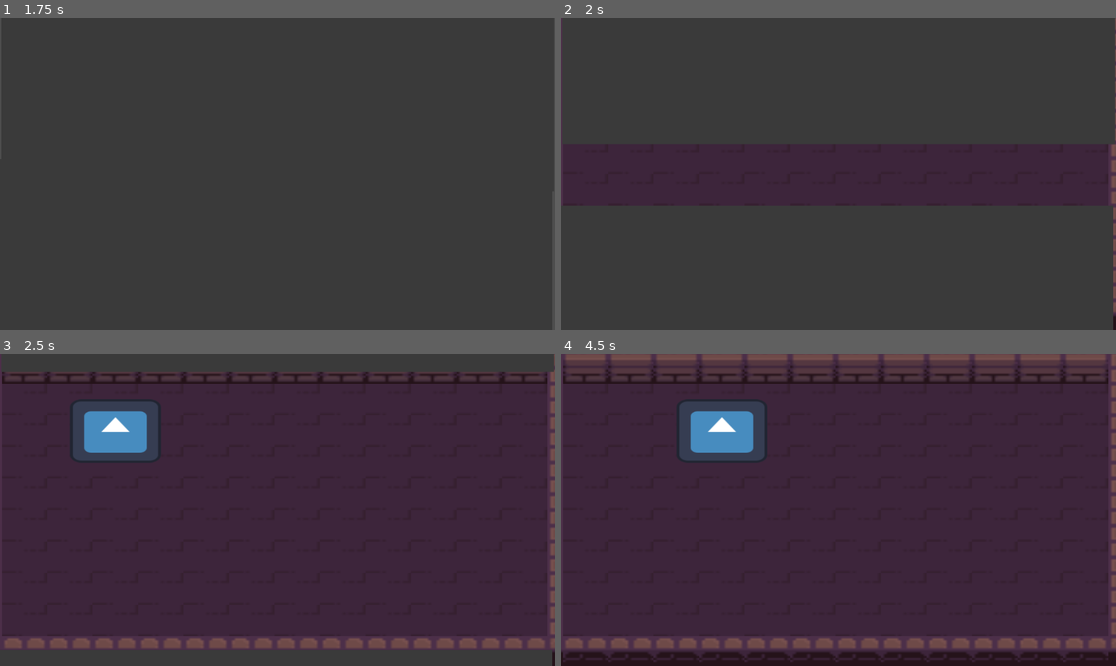
Above: before the commit, frames 1-4 (two rows, left to right).
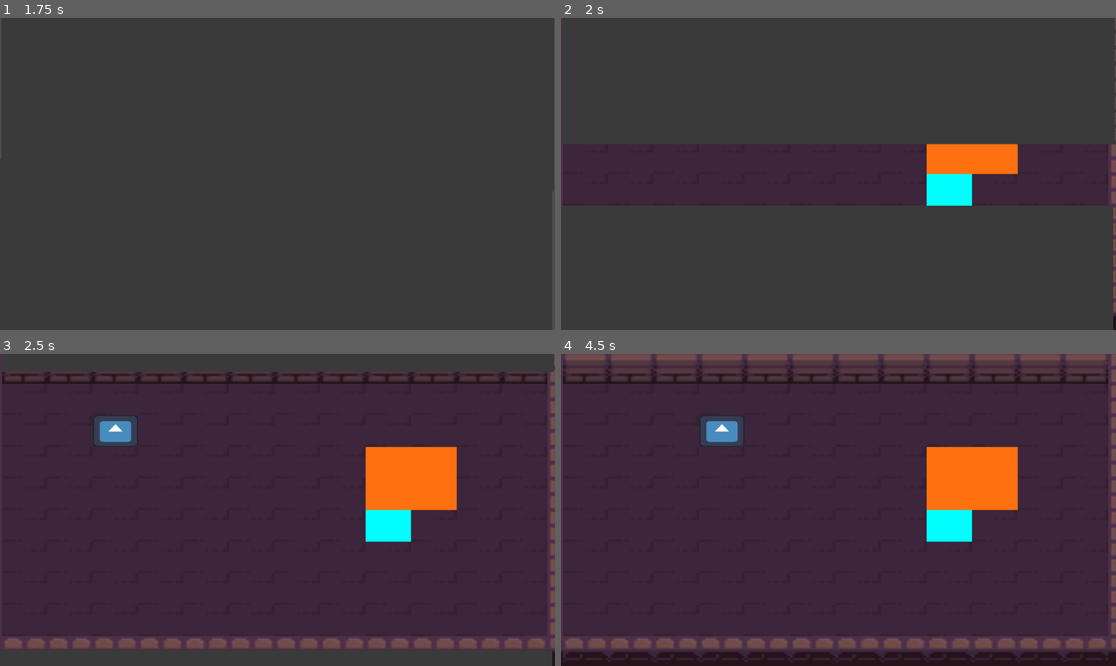
Above: after the commit, the same moments.

Repository: sentinelle28/GMTK-GAME-JAM-PROJECT
Game: Godot game, scene res://Scene/Main/main.tscn
Same seed, same stepped clock (60 frames per second), same inputs: the game is played once before the commit and once after it. The engine's default icon, where the game draws it, is replaced by a stand-in: a white triangle on a blue panel in a dark square.
Inputs:
- Up to frame 1 (1.75 s): click "tutorial" at 0.5 s; click "Play" at 1.25 s
- Up to frame 2 (2 s): no input
- Up to frame 3 (2.5 s): hold Right (ui_right) from 2.03 s (still down)
- Up to frame 4 (4.5 s): release Right (ui_right) at 2.78 s; hold Down (ui_down) 2.78-3.53 s; tap Enter at 3.5 s; hold Right (ui_right) 3.53-4.28 s; tap Space at 4.25 s; hold Up (ui_up) from 4.28 s (still down)

Frame 1 is identical in both runs. In frame 2, 2.5% of the frame differs, in the area x 65-83%, y 40-61%; in frame 3, 6.0%; in frame 4, 6.0%, in the area x 20-83%, y 14-61%.

Commit message:
finished the portal

Diff:
--- a/Common/OfficialTileMap/OfficialTileMap.tscn
+++ b/Common/OfficialTileMap/OfficialTileMap.tscn
@@ -328,6 +328,7 @@
 sources/0 = SubResource("TileSetAtlasSource_c78af")
 
 [node name="OfficialTileMap" type="TileMap"]
+z_index = -100
 tile_set = SubResource("TileSet_2231o")
 format = 2
 layer_0/name = "ground"
--- a/Entities/Character/Player/player.gd
+++ b/Entities/Character/Player/player.gd
@@ -2,6 +2,7 @@
 class_name Player
 @export var tilemap:TileMap
 
+var LastArea:PortalTweens
 
 func _physics_process(_delta:float)->void:
 
@@ -15,12 +16,45 @@
 		velocity = direction*16
 		#calculate new pos
 		var new_pos:Vector2i = tilemap.local_to_map(global_position) + direction
-		#verify it's not a wall
-		if tilemap.get_cell_atlas_coords(1,new_pos) == Vector2i(-1,-1):
-			#update pos
-			global_position = tilemap.map_to_local(new_pos)
+		#if you area in a portal area
+		if LastArea == null:
+			#verify it's not a wall
+			if _check_move(direction):
+				#update pos
+				global_position = tilemap.map_to_local(new_pos)
+		else:
+			if LastArea.direction == direction:
+				global_position = tilemap.map_to_local(new_pos)
+			else:
+				if _check_move(direction):
+					#update pos
+					global_position = tilemap.map_to_local(new_pos)
 
 
-func _update_scale(new_scale:int)->void:
-	scale.x = new_scale
-	scale.y = new_scale
+func _update_scale(area:PortalTweens)->void:
+	var new_scale:int = area.TweenOfThePortal.ScaleToApply/area.ScaleToApply
+	if scale.x*new_scale >= 1 and scale.x < new_scale:
+		scale.x *= new_scale
+		scale.y *= new_scale
+	else:
+		scale.x = 1
+		scale.y = 1
+	global_position = area.TweenOfThePortal.NewCoords
+
+func _on_area_2d_area_entered(area:PortalTweens)->void:
+	var on_cooldown:bool = false
+	if LastArea == area.TweenOfThePortal:
+		_update_scale(LastArea)
+		LastArea = null
+		on_cooldown = true
+	elif LastArea == null and area != null and not on_cooldown:
+		LastArea = area
+	elif LastArea != area.TweenOfThePortal:
+		LastArea = area
+
+func _check_move(direction:Vector2i)->bool:
+	var collid_info:KinematicCollision2D = move_and_collide(direction*tilemap.tile_set.tile_size*0.16,true)
+	if collid_info != null:
+		return false
+	else:
+		return true
--- a/Entities/Character/Player/player.tscn
+++ b/Entities/Character/Player/player.tscn
@@ -1,9 +1,12 @@
-[gd_scene load_steps=4 format=3 uid="uid://dxcqexn6fvbu4"]
+[gd_scene load_steps=5 format=3 uid="uid://dxcqexn6fvbu4"]
 
 [ext_resource type="Script" path="res://Entities/Character/Player/player.gd" id="1_325if"]
 [ext_resource type="Texture2D" uid="uid://ck585mchrx0t" path="res://icon.svg" id="2_g1888"]
 
 [sub_resource type="RectangleShape2D" id="RectangleShape2D_jp3ow"]
+size = Vector2(16, 16)
+
+[sub_resource type="RectangleShape2D" id="RectangleShape2D_0f2lg"]
 size = Vector2(16, 16)
 
 [node name="Player" type="CharacterBody2D"]
@@ -15,3 +18,11 @@
 [node name="Sprite2D" type="Sprite2D" parent="."]
 scale = Vector2(0.125, 0.125)
 texture = ExtResource("2_g1888")
+
+[node name="Area2D" type="Area2D" parent="."]
+monitorable = false
+
+[node name="CollisionShape2D" type="CollisionShape2D" parent="Area2D"]
+shape = SubResource("RectangleShape2D_0f2lg")
+
+[connection signal="area_entered" from="Area2D" to="." method="_on_area_2d_area_entered"]
--- a/Entities/Portal/Portal.tscn
+++ b/Entities/Portal/Portal.tscn
@@ -1,13 +1,53 @@
-[gd_scene load_steps=2 format=3 uid="uid://ud2r5lg31nak"]
+[gd_scene load_steps=4 format=3 uid="uid://ud2r5lg31nak"]
 
-[ext_resource type="Script" path="res://Entities/Portal/Portal.gd" id="1_ucj4l"]
+[ext_resource type="Script" path="res://Entities/Portal/PortalTweens.gd" id="2_7k0ok"]
+
+[sub_resource type="RectangleShape2D" id="RectangleShape2D_73ofj"]
+size = Vector2(15, 15)
+
+[sub_resource type="RectangleShape2D" id="RectangleShape2D_hruy7"]
+size = Vector2(15, 15)
 
 [node name="Portal" type="Node2D"]
-script = ExtResource("1_ucj4l")
 
-[node name="Enter" type="Area2D" parent="."]
+[node name="Enter" type="Area2D" parent="." node_paths=PackedStringArray("TweenOfThePortal")]
+position = Vector2(16, 0)
+script = ExtResource("2_7k0ok")
+TweenOfThePortal = NodePath("../Exist")
+direction = Vector2i(0, -1)
 
-[node name="Exist" type="Area2D" parent="."]
+[node name="CollisionShape2D" type="CollisionShape2D" parent="Enter"]
+position = Vector2(-8, 8)
+shape = SubResource("RectangleShape2D_73ofj")
 
-[connection signal="body_exited" from="Enter" to="." method="_on_enter_body_exited"]
+[node name="ColorRect" type="ColorRect" parent="Enter"]
+z_index = -1
+offset_left = -16.0
+offset_bottom = 16.0
+color = Color(0, 1, 1, 1)
+metadata/_edit_use_anchors_ = true
+
+[node name="Exist" type="Area2D" parent="." node_paths=PackedStringArray("TweenOfThePortal")]
+position = Vector2(16, 0)
+script = ExtResource("2_7k0ok")
+ScaleToApply = 2
+TweenOfThePortal = NodePath("../Enter")
+direction = Vector2i(0, 1)
+
+[node name="CollisionShape2D" type="CollisionShape2D" parent="Exist"]
+position = Vector2(0, -16)
+scale = Vector2(2, 2)
+shape = SubResource("RectangleShape2D_hruy7")
+
+[node name="ColorRect" type="ColorRect" parent="Exist"]
+process_mode = 4
+z_index = -1
+offset_left = -16.0
+offset_top = -32.0
+offset_bottom = -16.0
+scale = Vector2(2, 2)
+color = Color(1, 0.443137, 0.0627451, 1)
+metadata/_edit_use_anchors_ = true
+
+[connection signal="body_entered" from="Enter" to="Enter" method="_on_body_entered"]
 [connection signal="body_exited" from="Exist" to="." method="_on_exist_body_exited"]
--- /dev/null
+++ b/Entities/Portal/PortalTweens.gd
@@ -0,0 +1,19 @@
+extends Area2D
+
+class_name PortalTweens
+@export var ScaleToApply:int = 1
+@export var TweenOfThePortal:PortalTweens
+@export var direction:Vector2i
+@onready var NewCoords:Vector2 = get_node("CollisionShape2D").global_position
+
+var is_colliding:bool = false
+
+func _on_body_exited(_body:Player):
+	is_colliding = false
+
+
+func _on_body_entered(_body:Player):
+	is_colliding = true
+
+func _check_collision()->bool:
+	return is_colliding and TweenOfThePortal.is_colliding
--- a/Scene/Tutorial/Tutorial.tscn
+++ b/Scene/Tutorial/Tutorial.tscn
@@ -1,7 +1,8 @@
-[gd_scene load_steps=3 format=3 uid="uid://gokjo805sbch"]
+[gd_scene load_steps=4 format=3 uid="uid://gokjo805sbch"]
 
 [ext_resource type="PackedScene" uid="uid://43o515wjffxa" path="res://Common/OfficialTileMap/OfficialTileMap.tscn" id="1_a35uk"]
 [ext_resource type="PackedScene" uid="uid://dxcqexn6fvbu4" path="res://Entities/Character/Player/player.tscn" id="2_60m02"]
+[ext_resource type="PackedScene" uid="uid://ud2r5lg31nak" path="res://Entities/Portal/Portal.tscn" id="3_lqkys"]
 
 [node name="Tutorial" type="Node2D"]
 
@@ -15,5 +16,7 @@
 
 [node name="Player" parent="." node_paths=PackedStringArray("tilemap") instance=ExtResource("2_60m02")]
 position = Vector2(32, 32)
-scale = Vector2(2, 2)
 tilemap = NodePath("../OfficialTileMap")
+
+[node name="Portal" parent="." instance=ExtResource("3_lqkys")]
+position = Vector2(144, 80)
